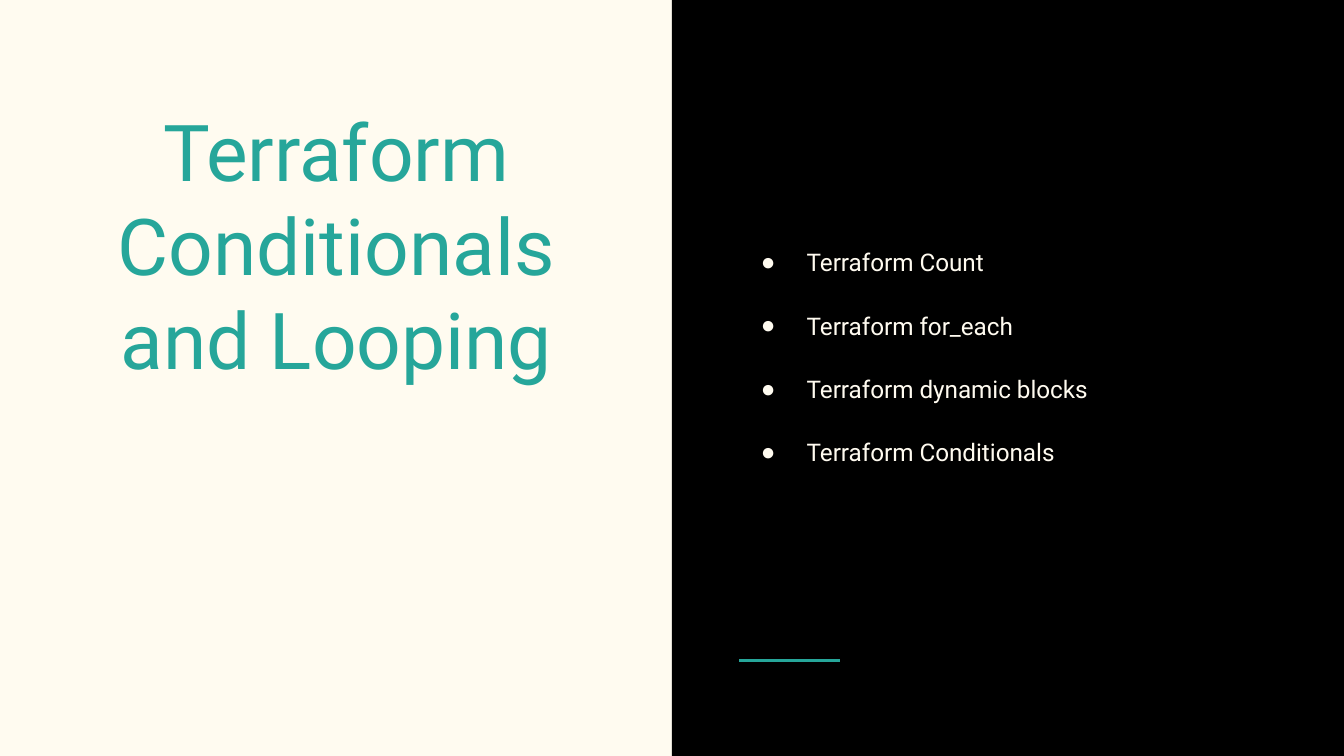
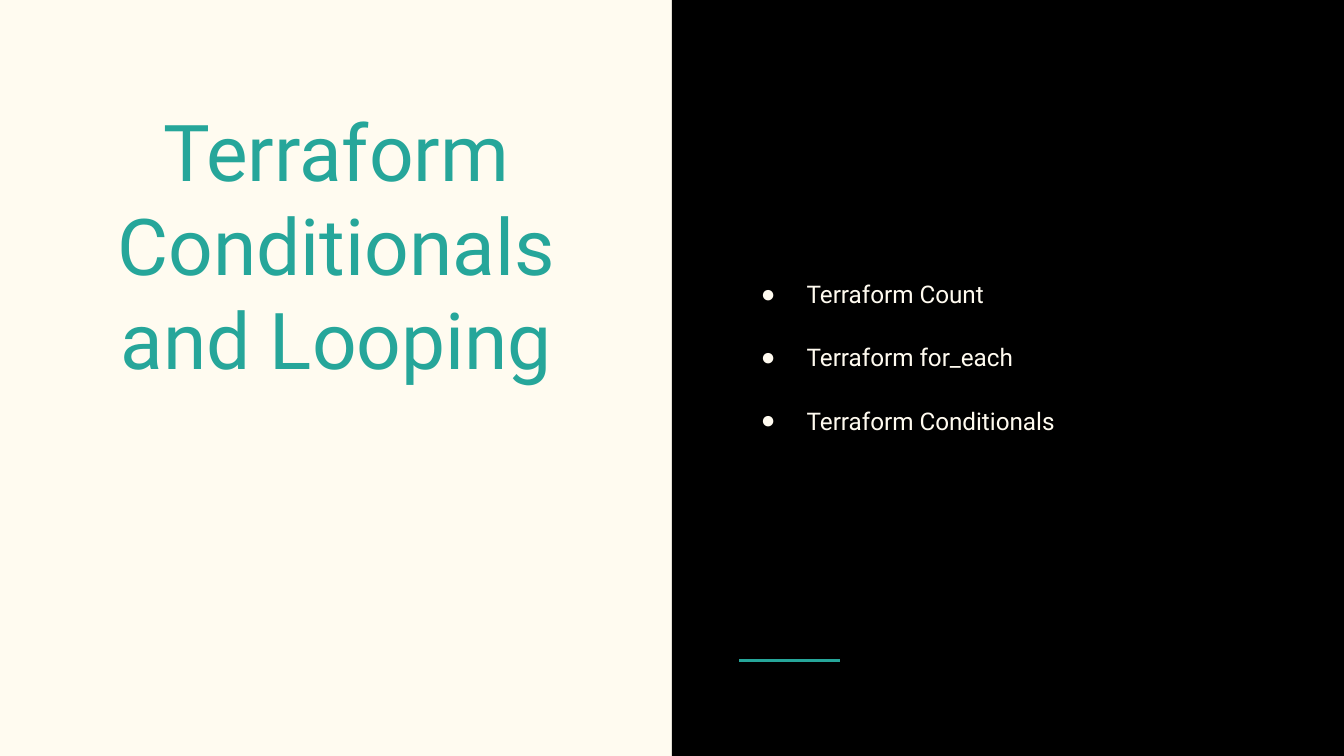
Before and after one commit to aishp411/PPMCAD12, a slide deck: slide 17 of Terraform/Terraform.pptx. Drawn at 1344x756 pixels with LibreOffice and Linux fonts; fonts in the diff are those of the drawing. Boxes give left, top, right and bottom in pixels: in the first picture for what was removed or moved away, otherwise in the second. Text is boxed around its words. In the diff, an @@ line names an element or a change of style, - is before the commit and + after.

```diff
--- a/Terraform/Terraform.pptx
+++ b/Terraform/Terraform.pptx
@@ text at [807, 379, 1088, 403]: paragraph removed @@
-● Terraform dynamic blocks
```
Also in this commit, not shown: 1 other slide changed, 14 slides removed, 35 other files.
